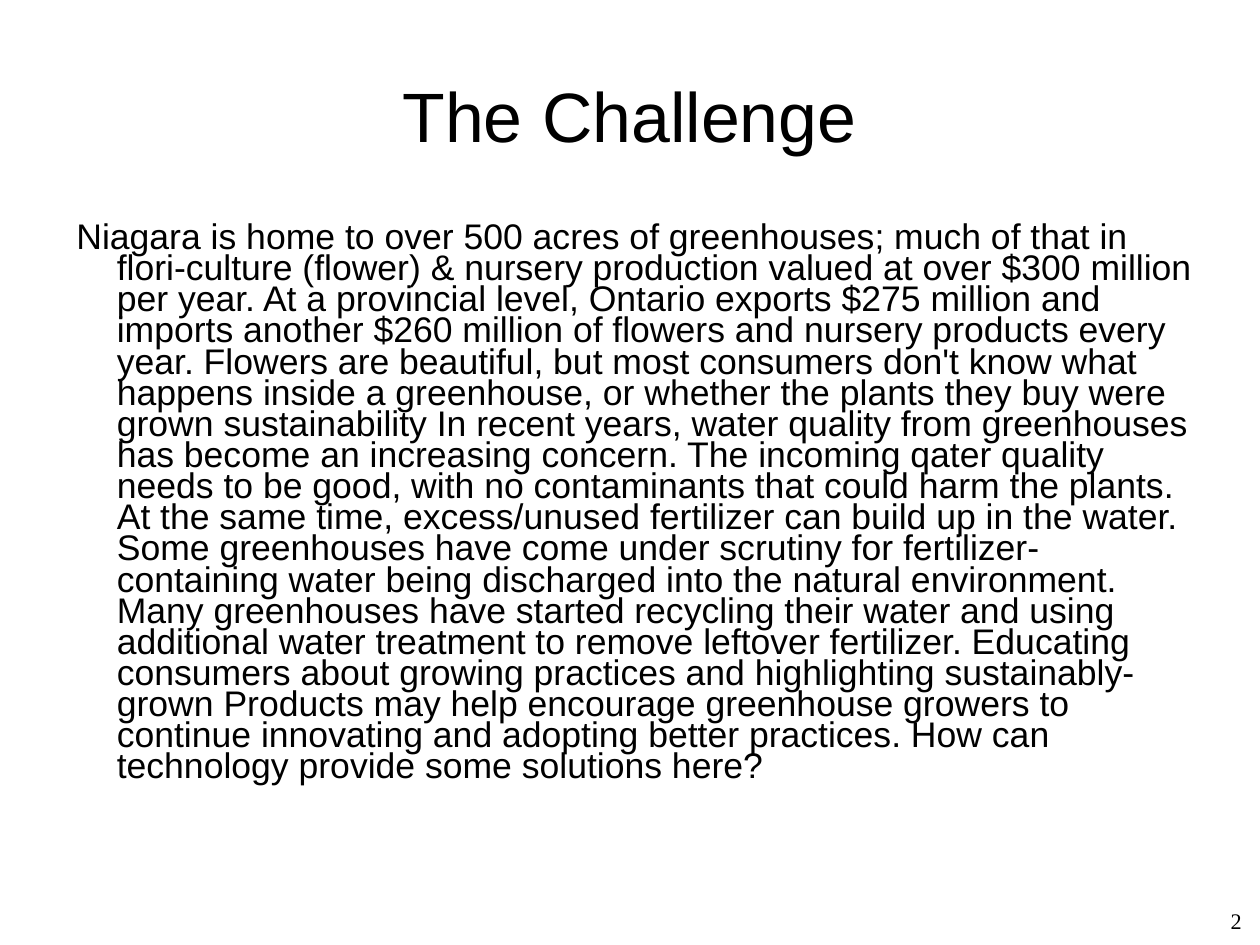
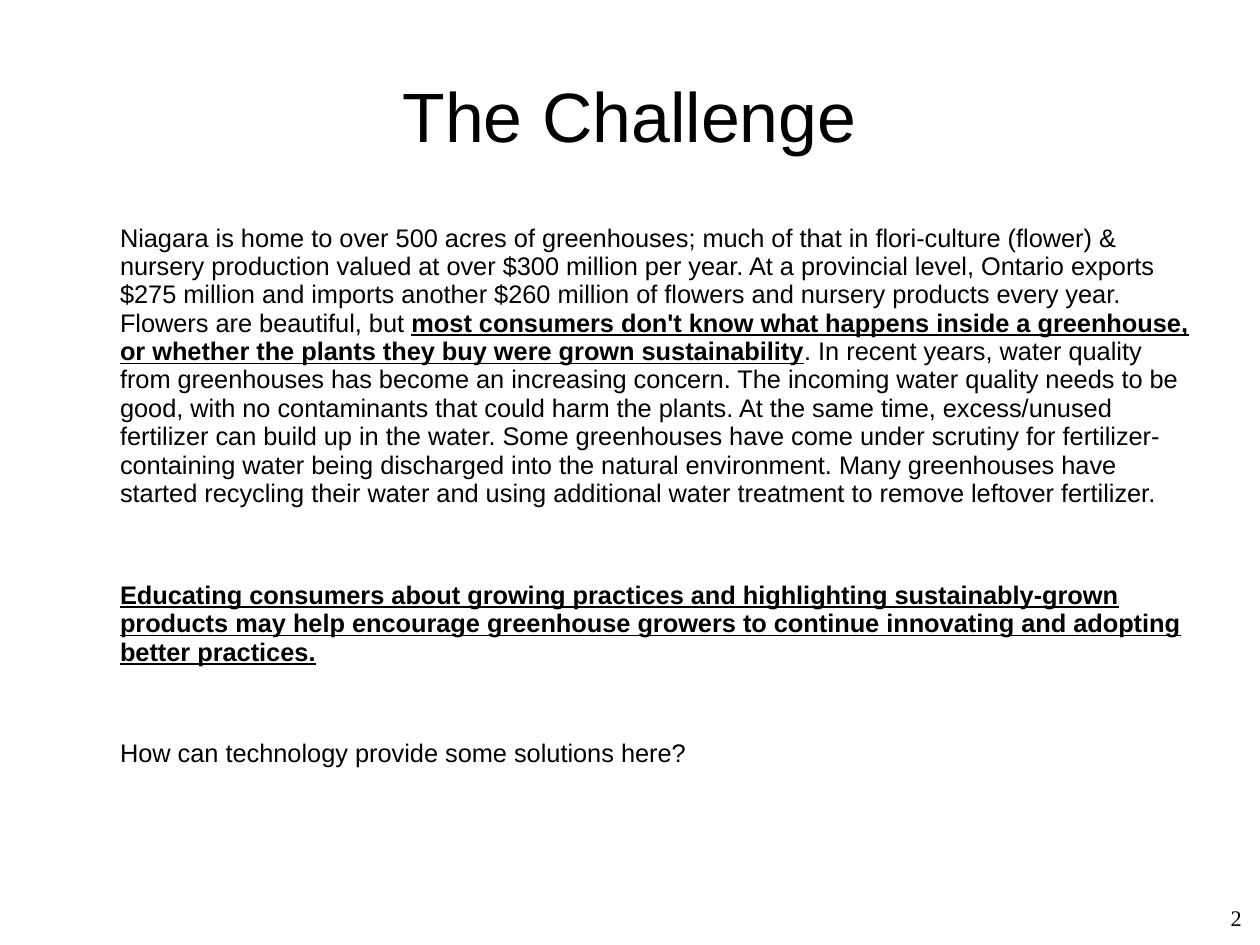
Before and after one commit to Whiteat/Hackathon2019, a slide deck: slide 2 of Presentation.ppt. Drawn at 1260x945 pixels with LibreOffice and Linux fonts; fonts in the diff are those of the drawing; background and template pictures are left out. Boxes give left, top, right and bottom in pixels: in the first picture for what was removed or moved away, otherwise in the second. Text is boxed around its words. In the diff, an @@ line names an element or a change of style, - is before the commit and + after.

```diff
--- a/Presentation.ppt
+++ b/Presentation.ppt
@@ text at (120,228,1188,768): text changed; size 22.4 to 16 pt @@
-Niagara is home to over 500 acres of greenhouses; much of that in flori-culture (flower) & nursery production valued at over $300 million per year. At a provincial level, Ontario exports $275 million and imports another $260 million of flowers and nursery products every year. Flowers are beautiful, but most consumers don't know what happens inside a greenhouse, or whether the plants they buy were grown sustainability In recent years, water quality from greenhouses has become an increasing concern. The incoming qater quality needs to be good, with no contaminants that could harm the plants. At the same time, excess/unused fertilizer can build up in the water. Some greenhouses have come under scrutiny for fertilizer-containing water being discharged into the natural environment. Many greenhouses have started recycling their water and using additional water treatment to remove leftover fertilizer. Educating consumers about growing practices and highlighting sustainably-grown Products may help encourage greenhouse growers to continue innovating and adopting better practices. How can technology provide some solutions here?
+Niagara is home to over 500 acres of greenhouses; much of that in flori-culture (flower) & nursery production valued at over $300 million per year. At a provincial level, Ontario exports $275 million and imports another $260 million of flowers and nursery products every year. Flowers are beautiful, but most consumers don't know what happens inside a greenhouse, or whether the plants they buy were grown sustainability. In recent years, water quality from greenhouses has become an increasing concern. The incoming water quality needs to be good, with no contaminants that could harm the plants. At the same time, excess/unused fertilizer can build up in the water. Some greenhouses have come under scrutiny for fertilizer-containing water being discharged into the natural environment. Many greenhouses have started recycling their water and using additional water treatment to remove leftover fertilizer.
+Educating consumers about growing practices and highlighting sustainably-grown products may help encourage greenhouse growers to continue innovating and adopting better practices.
+How can technology provide some solutions here?
```
Also in this commit, not shown: 4 other slides changed, 3 slides added, 3 slides removed.
